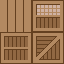
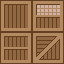
Layer changes from the first w=64, h=64 image to the second:
painted on "Lager 6" over [0, 0, 31, 32]
added group "Grupp 2 kopiera" with 2 layers in group "Rityta 1" over [0, 0, 31, 32]
added layer "Lager 4" (1st of 3, in "Rityta 1" › "Grupp 2 kopiera") in group "Grupp 2 kopiera" over [0, 0, 31, 32]
added layer "Lager 5" (1st of 3, in "Rityta 1" › "Grupp 2 kopiera") in group "Grupp 2 kopiera" over [0, 0, 31, 32]
removed layer "Lager 1" from group "Rityta 1" over [0, 0, 31, 32]
